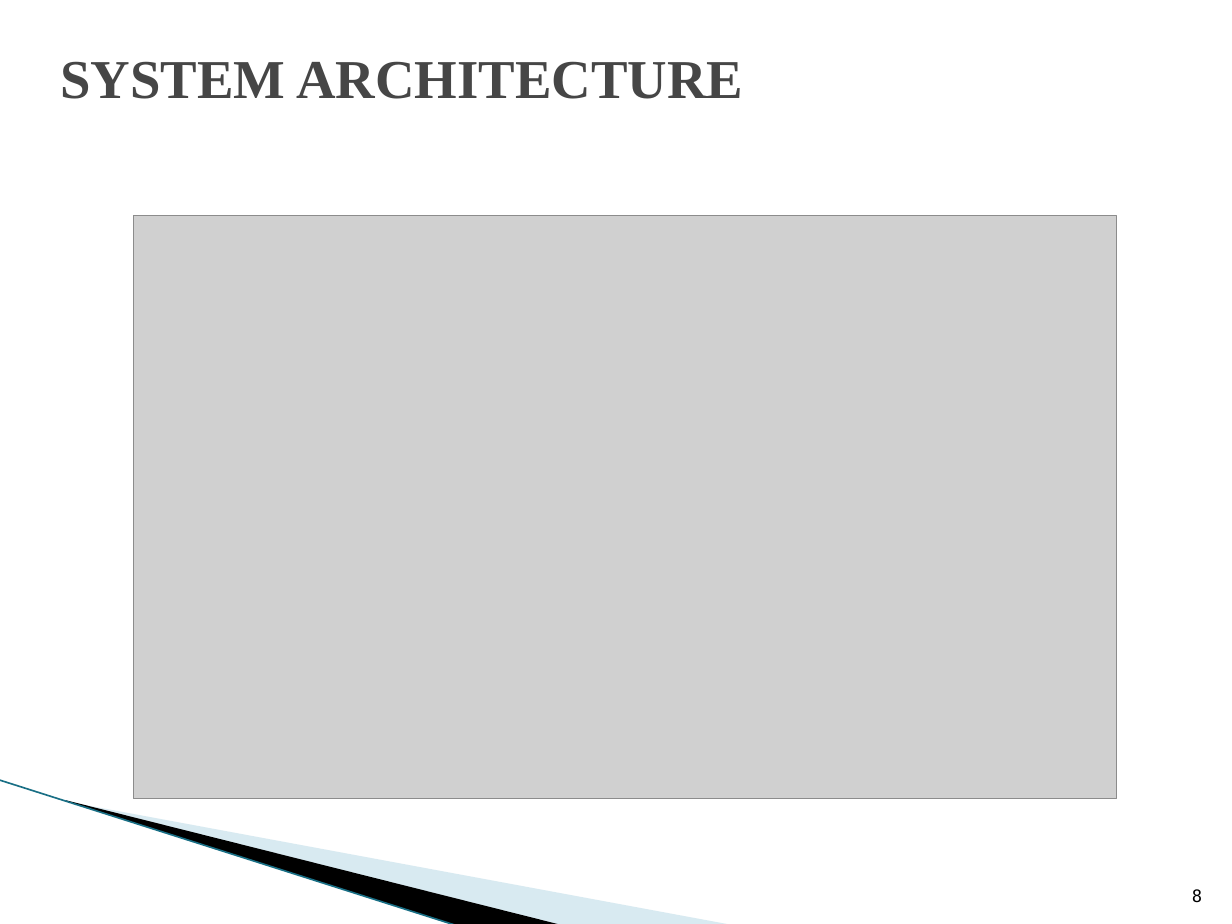
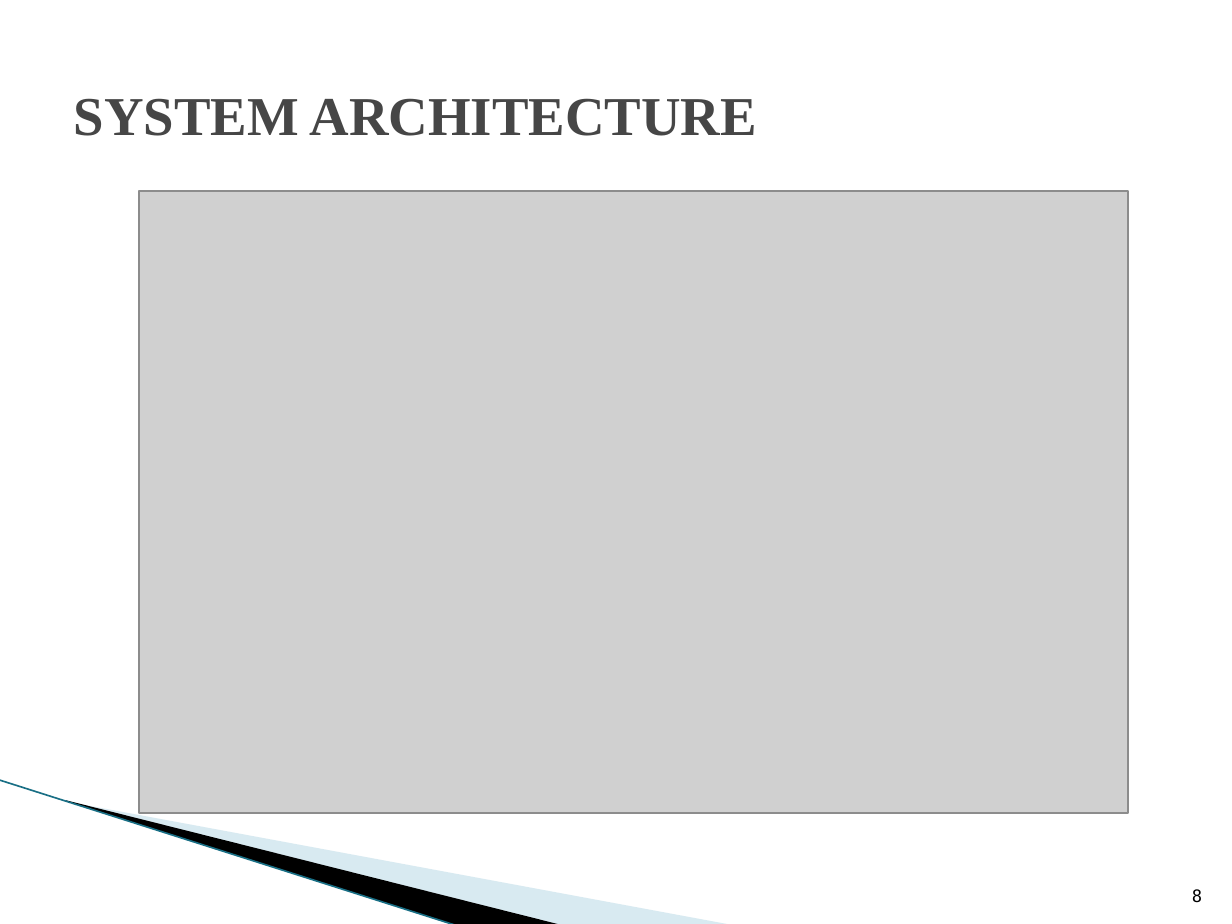
Before and after one commit to jjnanthakumar/D2-Twitter-Analysis-Project, a slide deck: slide 8 of Documents/D2_VIVA_FINAL_PPT.pptx. Drawn at 1232x924 pixels with LibreOffice and Linux fonts; fonts in the diff are those of the drawing; grey boxes stand for pictures; background and template pictures are left out. Boxes give left, top, right and bottom in pixels: in the first picture for what was removed or moved away, otherwise in the second. Text is boxed around its words. In the diff, an @@ line names an element or a change of style, - is before the commit and + after.

Commit message:
Documents and Architecture Diagram Updated

```diff
--- a/Documents/D2_VIVA_FINAL_PPT.pptx
+++ b/Documents/D2_VIVA_FINAL_PPT.pptx
@@ title "SYSTEM ARCHITECTURE": place and size @@
-title "SYSTEM ARCHITECTURE" at bbox=[60, 61, 743, 99]
+title "SYSTEM ARCHITECTURE" at bbox=[74, 98, 757, 136]
@@ picture: place and size @@
-picture at bbox=[133, 216, 1116, 798]
+picture at bbox=[139, 191, 1129, 813]
```
Also in this commit, not shown: 3 other slides changed, 1 other file.
